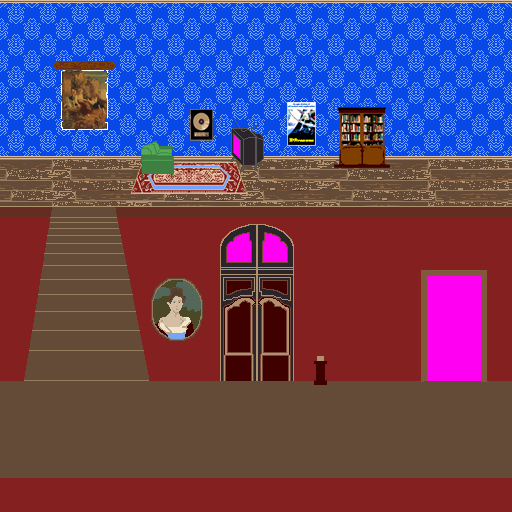
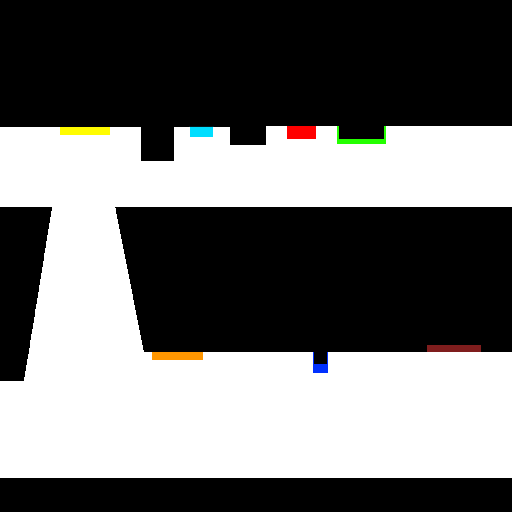
Comparing the layer stacks of the two 512×512 images. Changes:
showed "Collision Map", painted on it over [0, 0, 512, 512]
hid group "downstairs" (8 layers) over [0, 207, 512, 512]
hid group "downstairs sprites" (2 layers) over [151, 278, 327, 385]
hid group "upstairs" (7 layers) over [0, 0, 512, 207]
